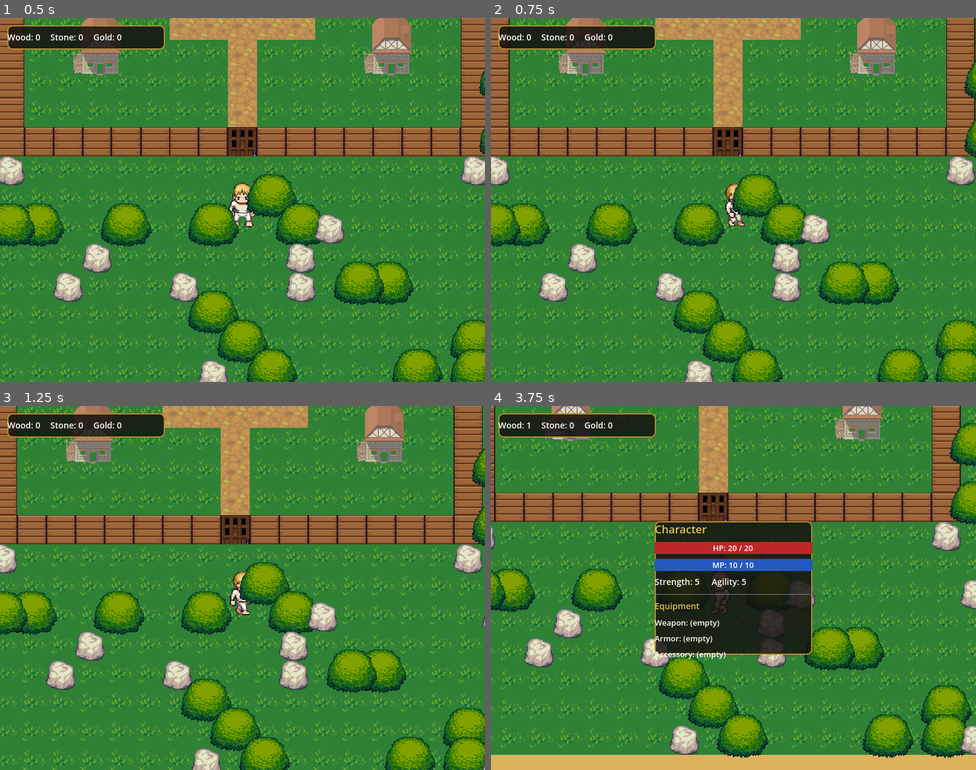
Above: before the commit, frames 1-4 (two rows, left to right).
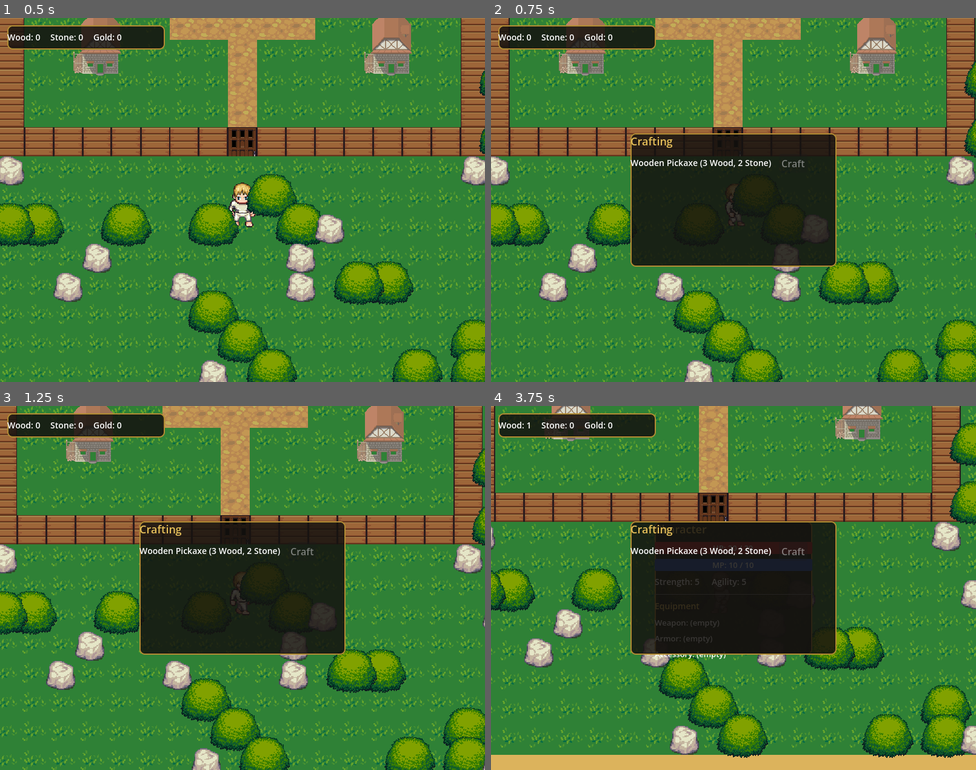
Above: after the commit, the same moments.

Repository: tobiashk-git/valley-game-godot
Game: Godot game, scene res://scenes/Overworld.tscn
Two runs of this game, one before a commit and one after it. Both use one fixed random seed, a clock stepped at 60 frames per second and the inputs below.
Inputs:
- Up to frame 1 (0.5 s): no input
- Up to frame 2 (0.75 s): tap Enter at 0.5 s; hold D (move_right) from 0.53 s (still down); tap R (toggle_crafting, bound only after the commit) at 0.6 s
- Up to frame 3 (1.25 s): keep holding D (move_right)
- Up to frame 4 (3.75 s): release D (move_right) at 1.28 s; hold S (move_down) 1.28-2.03 s; tap E (interact) at 1.35 s; tap R (toggle_crafting, bound only after the commit) at 1.55, 2.3, 2.85, 3.6 s; hold D (move_right) 2.03-2.78 s; tap C (toggle_character) at 2.1 s; hold W (move_up) 2.78-3.53 s; hold A (move_left) from 3.53 s (still down)

Frame 1 is identical in both runs. In frame 2, 15% of the frame differs, in the area x 28-72%, y 31-69%; in frame 3, 15%; in frame 4, 7.1%.

Commit message:
Phase 3 (slice 4): crafting panel
Crafting autoload holds a recipe registry (RECIPES dict of result/
amount/cost) and can_craft()/craft() logic, port of crafting.js.
CraftingPanel toggles with R, lists every recipe with a Craft button
that's disabled when materials are short and refreshes live as
Inventory changes.

Added the first real craftable item, Wooden Pickaxe (3 Wood + 2 Stone)
- this is also the weapon the future combat port gives an attack bonus,
so equipping it will already matter once Character/combat wire up.

Diff:
--- a/project.godot
+++ b/project.godot
@@ -27,6 +27,8 @@
 CharacterPanel="*res://scenes/CharacterPanel.tscn"
 Storage="*res://scripts/storage.gd"
 StoragePanel="*res://scenes/StoragePanel.tscn"
+Crafting="*res://scripts/crafting.gd"
+CraftingPanel="*res://scenes/CraftingPanel.tscn"
 
 [display]
 
@@ -71,6 +73,11 @@
 "events": [Object(InputEventKey,"resource_local_to_scene":false,"resource_name":"","device":-1,"window_id":0,"alt_press …(190 unchanged characters)…
 ]
 }
+toggle_crafting={
+"deadzone": 0.2,
+"events": [Object(InputEventKey,"resource_local_to_scene":false,"resource_name":"","device":-1,"window_id":0,"alt_pressed":false,"shift_pressed":false,"ctrl_pressed":false,"meta_pressed":false,"pressed":false,"keycode":0,"physical_keycode":82,"key_label":0,"unicode":0,"location":0,"echo":false,"script":null)
+]
+}
 
 [rendering]
 
--- /dev/null
+++ b/scenes/CraftingPanel.tscn
@@ -0,0 +1,53 @@
+[gd_scene format=3]
+
+[ext_resource type="Script" path="res://scripts/crafting_panel.gd" id="1_l44rf"]
+
+[sub_resource type="StyleBoxFlat" id="StyleBoxFlat_kldrn"]
+content_margin_left = 12.0
+content_margin_top = 12.0
+content_margin_right = 12.0
+content_margin_bottom = 12.0
+bg_color = Color(0.08, 0.07, 0.06, 0.85)
+border_width_left = 2
+border_width_top = 2
+border_width_right = 2
+border_width_bottom = 2
+border_color = Color(0.7, 0.55, 0.2, 1)
+corner_radius_top_left = 8
+corner_radius_top_right = 8
+corner_radius_bottom_right = 8
+corner_radius_bottom_left = 8
+
+[node name="CraftingPanel" type="CanvasLayer" unique_id=638946944]
+script = ExtResource("1_l44rf")
+
+[node name="Panel" type="Panel" parent="." unique_id=1250382806]
+anchors_preset = 8
+anchor_left = 0.5
+anchor_top = 0.5
+anchor_right = 0.5
+anchor_bottom = 0.5
+offset_left = -170.0
+offset_top = -110.0
+offset_right = 170.0
+offset_bottom = 110.0
+theme_override_styles/panel = SubResource("StyleBoxFlat_kldrn")
+
+[node name="Margin" type="MarginContainer" parent="Panel" unique_id=1968066566]
+layout_mode = 0
+anchor_right = 1.0
+anchor_bottom = 1.0
+
+[node name="VBox" type="VBoxContainer" parent="Panel/Margin" unique_id=194284021]
+layout_mode = 2
+theme_override_constants/separation = 8
+
+[node name="Title" type="Label" parent="Panel/Margin/VBox" unique_id=1014879078]
+layout_mode = 2
+theme_override_font_sizes/font_size = 18
+theme_override_colors/font_color = Color(0.9, 0.75, 0.35, 1)
+text = "Crafting"
+
+[node name="List" type="VBoxContainer" parent="Panel/Margin/VBox" unique_id=1424747760]
+layout_mode = 2
+theme_override_constants/separation = 6
--- /dev/null
+++ b/scripts/crafting.gd
@@ -0,0 +1,30 @@
+extends Node
+# Autoload — recipe registry + crafting logic, port of crafting.js. One
+# recipe for now (wooden_pickaxe) to prove the pipeline; the full roster
+# (potions, armor, accessories) is a later increment once those items exist.
+
+const RECIPES := {
+	"wooden_pickaxe": {
+		"result": "wooden_pickaxe",
+		"amount": 1,
+		"cost": {"wood": 3, "stone": 2},
+	},
+}
+
+func can_craft(recipe_id: String) -> bool:
+	var recipe: Dictionary = RECIPES[recipe_id]
+	var cost: Dictionary = recipe.cost
+	for item_id in cost.keys():
+		if Inventory.get_count(item_id) < cost[item_id]:
+			return false
+	return true
+
+func craft(recipe_id: String) -> bool:
+	if not can_craft(recipe_id):
+		return false
+	var recipe: Dictionary = RECIPES[recipe_id]
+	var cost: Dictionary = recipe.cost
+	for item_id in cost.keys():
+		Inventory.remove_item(item_id, cost[item_id])
+	Inventory.add_item(recipe.result, recipe.amount)
+	return true
--- /dev/null
+++ b/scripts/crafting_panel.gd
@@ -0,0 +1,53 @@
+extends CanvasLayer
+# Autoload — toggled with the "toggle_crafting" action (R key). Lists every
+# Crafting.RECIPES entry with a Craft button, disabled when materials are
+# short - port of crafting.js's renderCraftingPanel(), simplified.
+
+@onready var panel: Panel = $Panel
+@onready var list: VBoxContainer = $Panel/Margin/VBox/List
+
+func _ready() -> void:
+	panel.visible = false
+	Inventory.changed.connect(_refresh)
+
+func _cost_text(cost: Dictionary) -> String:
+	var text := ""
+	var first := true
+	for item_id in cost.keys():
+		if not first:
+			text += ", "
+		text += "%d %s" % [cost[item_id], Items.get_item_name(item_id)]
+		first = false
+	return text
+
+func _refresh() -> void:
+	for child in list.get_children():
+		child.queue_free()
+	for recipe_id in Crafting.RECIPES.keys():
+		var recipe: Dictionary = Crafting.RECIPES[recipe_id]
+
+		var row := HBoxContainer.new()
+		row.add_theme_constant_override("separation", 12)
+		list.add_child(row)
+
+		var label := Label.new()
+		label.text = "%s (%s)" % [Items.get_item_name(recipe.result), _cost_text(recipe.cost)]
+		label.custom_minimum_size = Vector2(220, 0)
+		label.add_theme_font_size_override("font_size", 14)
+		row.add_child(label)
+
+		var btn := Button.new()
+		btn.text = "Craft"
+		btn.disabled = not Crafting.can_craft(recipe_id)
+		btn.pressed.connect(_on_craft.bind(recipe_id))
+		row.add_child(btn)
+
+func _on_craft(recipe_id: String) -> void:
+	Crafting.craft(recipe_id)
+	_refresh()
+
+func _process(_delta: float) -> void:
+	if Input.is_action_just_pressed("toggle_crafting"):
+		panel.visible = not panel.visible
+		if panel.visible:
+			_refresh()
--- a/scripts/items.gd
+++ b/scripts/items.gd
@@ -7,6 +7,7 @@
 	"wood": {"name": "Wood"},
 	"stone": {"name": "Stone"},
 	"gold": {"name": "Gold"},
+	"wooden_pickaxe": {"name": "Wooden Pickaxe"},
 }
 
 func get_item_name(item_id: String) -> String:
--- /dev/null
+++ b/tools/setup_crafting_panel.gd
@@ -0,0 +1,63 @@
+extends SceneTree
+# Builds CraftingPanel.tscn (toggled with R). Run via:
+# godot --headless --script res://tools/setup_crafting_panel.gd
+
+func _panel_style() -> StyleBoxFlat:
+	var style := StyleBoxFlat.new()
+	style.bg_color = Color(0.08, 0.07, 0.06, 0.85)
+	style.border_color = Color(0.7, 0.55, 0.2, 1.0)
+	style.set_border_width_all(2)
+	style.set_corner_radius_all(8)
+	style.set_content_margin_all(12)
+	return style
+
+func _build_crafting_panel() -> void:
+	var layer := CanvasLayer.new()
+	layer.name = "CraftingPanel"
+	layer.set_script(load("res://scripts/crafting_panel.gd"))
+
+	var panel := Panel.new()
+	panel.name = "Panel"
+	panel.set_anchors_preset(Control.PRESET_CENTER)
+	panel.position = Vector2(-170, -110)
+	panel.size = Vector2(340, 220)
+	panel.add_theme_stylebox_override("panel", _panel_style())
+	layer.add_child(panel)
+	panel.owner = layer
+
+	var margin := MarginContainer.new()
+	margin.name = "Margin"
+	margin.set_anchors_preset(Control.PRESET_FULL_RECT)
+	panel.add_child(margin)
+	margin.owner = layer
+
+	var vbox := VBoxContainer.new()
+	vbox.name = "VBox"
+	vbox.add_theme_constant_override("separation", 8)
+	margin.add_child(vbox)
+	vbox.owner = layer
+
+	var title := Label.new()
+	title.name = "Title"
+	title.text = "Crafting"
+	title.add_theme_color_override("font_color", Color(0.9, 0.75, 0.35))
+	title.add_theme_font_size_override("font_size", 18)
+	vbox.add_child(title)
+	title.owner = layer
+
+	var list := VBoxContainer.new()
+	list.name = "List"
+	list.add_theme_constant_override("separation", 6)
+	vbox.add_child(list)
+	list.owner = layer
+
+	var packed := PackedScene.new()
+	packed.pack(layer)
+	var err := ResourceSaver.save(packed, "res://scenes/CraftingPanel.tscn")
+	print("CraftingPanel.tscn saved: ", err)
+
+func _initialize() -> void:
+	print("=== Crafting panel setup starting ===")
+	_build_crafting_panel()
+	print("=== Setup complete ===")
+	quit()
--- /dev/null
+++ b/tools/verify_crafting_panel.gd
@@ -0,0 +1,53 @@
+extends SceneTree
+
+func _initialize() -> void:
+	var overworld_scene: PackedScene = load("res://scenes/Overworld.tscn")
+	var overworld: Node2D = overworld_scene.instantiate()
+	root.add_child(overworld)
+	current_scene = overworld
+	await process_frame
+	await process_frame
+
+	var inventory: Node = root.get_node("Inventory")
+	var crafting_panel: Node = root.get_node("CraftingPanel")
+
+	# Open with nothing gathered yet - Craft button should be disabled.
+	Input.action_press("toggle_crafting")
+	await process_frame
+	Input.action_release("toggle_crafting")
+	await process_frame
+	await process_frame
+	root.get_texture().get_image().save_png("res://verify_crafting_locked.png")
+
+	var list: VBoxContainer = crafting_panel.get_node("Panel/Margin/VBox/List")
+	var btn: Button = list.get_child(0).get_child(1)
+	print("Craft button disabled with no materials: ", btn.disabled)
+
+	# Give enough materials - Inventory.changed triggers _refresh(), which
+	# rebuilds the row/button, so re-fetch rather than reuse the old ref.
+	inventory.add_item("wood", 3)
+	inventory.add_item("stone", 2)
+	await process_frame
+	btn = list.get_child(0).get_child(1)
+	root.get_texture().get_image().save_png("res://verify_crafting_ready.png")
+	print("Craft button disabled with materials: ", btn.disabled)
+
+	# Craft it.
+	btn.pressed.emit()
+	await process_frame
+	await process_frame
+	print("Wood after craft: ", inventory.get_count("wood"))
+	print("Stone after craft: ", inventory.get_count("stone"))
+	print("Pickaxe count after craft: ", inventory.get_count("wooden_pickaxe"))
+	root.get_texture().get_image().save_png("res://verify_crafting_crafted.png")
+
+	# Close via R.
+	Input.action_press("toggle_crafting")
+	await process_frame
+	Input.action_release("toggle_crafting")
+	await process_frame
+	await process_frame
+	print("Crafting panel visible after close: ", crafting_panel.get_node("Panel").visible)
+	root.get_texture().get_image().save_png("res://verify_crafting_closed.png")
+
+	quit()
